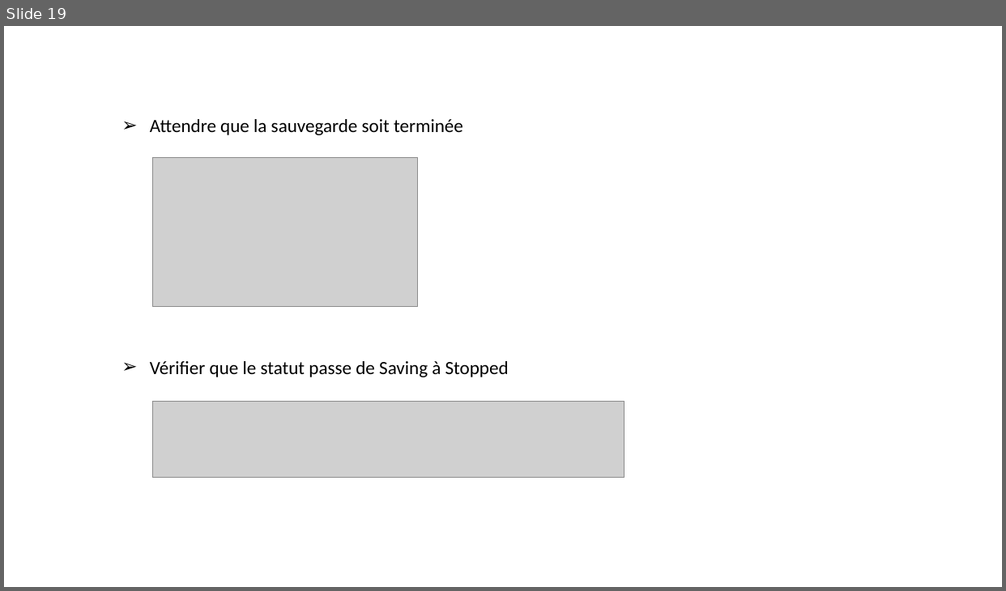
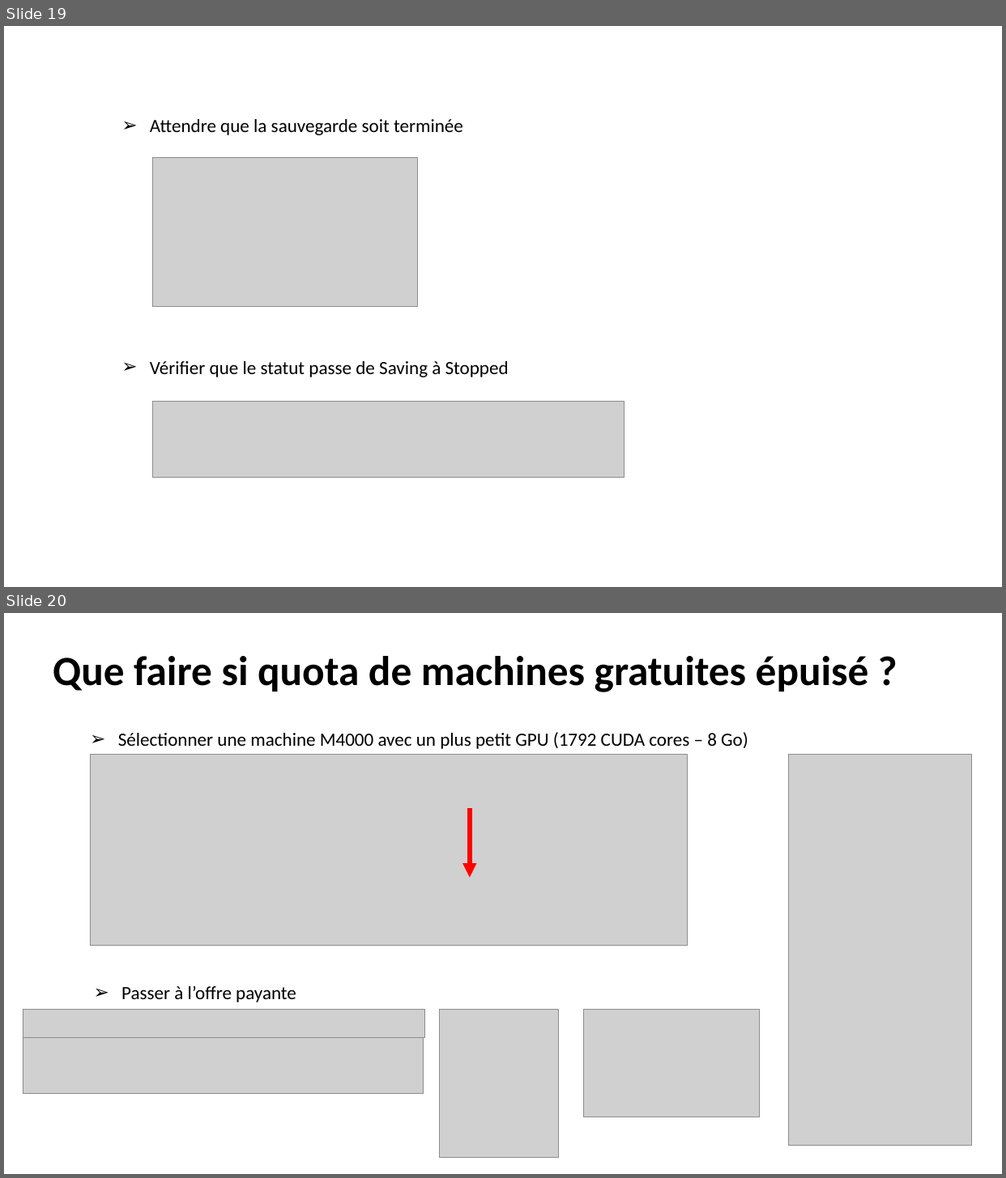
Before and after one commit to laurentprudhon/cours-deeplearning-2020, a slide deck: slides/00_environnement.pptx. Shown one above the other, each under a label of ours: slide 19 before the commit, slides 19 and 20 after it. The pictures are 1006x591 and 1006x1178 pixels, drawn with LibreOffice and Linux fonts; fonts in the diff are those of the drawing; grey boxes stand for pictures. Boxes give left, top, right and bottom in pixels: in the first picture for what was removed or moved away, otherwise in the second. Text is boxed around its words. In the diff, an @@ line names an element or a change of style, - is before the commit and + after.

Commit message:
que faire si plus de GPUs gratuits ?

```diff
--- a/slides/00_environnement.pptx
+++ b/slides/00_environnement.pptx
@@ slide 20 added at [4, 613, 1002, 1174], background #FFFFFF @@
@@ text added at [53, 656, 869, 692], 40 pt, text #000000, bold @@
+Que faire si quota de machines gratuites épuisé ?
@@ text added at [118, 732, 748, 749], 18 pt, text #000000 @@
+➢ Sélectionner une machine M4000 avec un plus petit GPU (1792 CUDA cores – 8 Go)
@@ picture added at [91, 754, 688, 945] @@
@@ picture added at [789, 754, 971, 1146] @@
@@ arrow added from (470, 808) to (470, 877), #FF0000 4.5 pt @@
@@ text added at [121, 986, 296, 1003], 18 pt, text #000000 @@
+➢ Passer à l’offre payante
@@ picture added at [23, 1010, 424, 1038] @@
@@ picture added at [439, 1010, 558, 1158] @@
@@ picture added at [583, 1010, 760, 1118] @@
@@ picture added at [23, 1038, 424, 1094] @@
```
Also in this commit, not shown: 1 slide changed, 1 other slide added.
